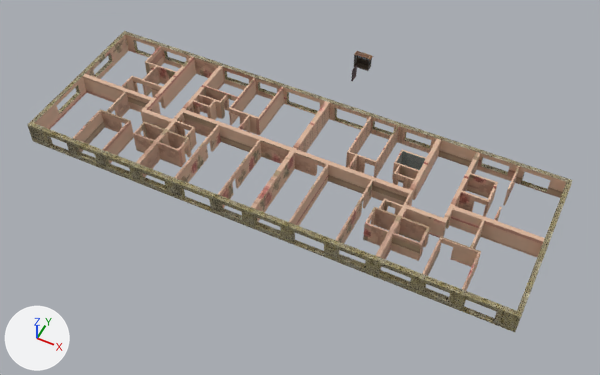
Before and after pictures for a commit that changed the Blender file model/terraine/home/hruschevka.blend.
Before and after are seen from a 50 mm lens placed at (51.2, -98.7, 118.7), pointed at (1.1, 1.4, -6.4). The axes (+X, +Y, +Z) are drawn at lower left. The lights are the same throughout.

The scene before the commit, as lines of its bpy script (objects in view):
```python
me_куб = bpy.data.meshes.new('Куб')
me_куб.from_pydata(...)  # 56 vertices, 50 faces; spans x -0.3..0.29, y -0.01..1.99, z -1.49..1.5
me_куб.materials.append(mat_подездная_дверь)  # picture img_00005_png
me_плоскость_001 = bpy.data.meshes.new('Плоскость.001')
me_плоскость_001.from_pydata(...)  # 1534 vertices, 1369 faces; spans x -19.0..19.0, y -6.3..6.4, z 0.0..1.8
# faces by material slot: [302, 1057, 10]
me_плоскость_001.materials.append(mat_наружная_стена)  # picture img_00001_png
me_плоскость_001.materials.append(mat_обои_0)  # picture img_00009_png
me_плоскость_001.materials.append(mat_материал)  # picture img_00011_png
ob_куб = bpy.data.objects.new('Куб', me_куб)
ob_куб.location = (0.0, 28.7, 1.5)
ob_плоскость_001 = bpy.data.objects.new('Плоскость.001', me_плоскость_001)
ob_плоскость_001.location = (0.0, 0.0, 0.0)
ob_плоскость_001.scale = (2.63, 2.63, 2.63)
```
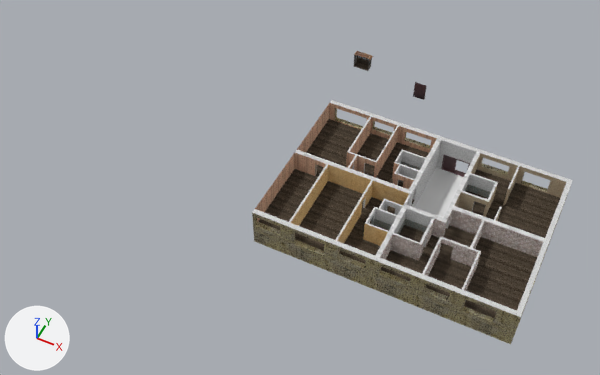
The change, as a list of edits to the scene's bpy script:
```text
Add mat_стена_4_001:
    mat_стена_4_001 = principled_material('стена 4.001')
    mat_стена_4_001.texture = img_00006_png
Add mat_стена_2_001:
    mat_стена_2_001 = principled_material('стена 2.001')
    mat_стена_2_001.texture = img_00010_png
Add mat_стена_6_001:
    mat_стена_6_001 = principled_material('стена 6.001')
    mat_стена_6_001.texture = img_00008_png
Add mat_стена_5_001:
    mat_стена_5_001 = principled_material('стена 5.001')
    mat_стена_5_001.texture = img_00007_png
Change me_плоскость_001:
    used by ob_плоскость_001; location = (0.0, 0.0, 0.0); scale = (2.63, 2.63, 2.63)
    remove me_плоскость_001.from_pydata(...)  # 1534 vertices, 1369 faces; spans x -19.0..19.0, y -6.3..6.4, z 0.0..1.8
    remove me_плоскость_001.materials.append(mat_материал)  # picture img_00011_png
    add me_плоскость_001.from_pydata(...)  # 732 vertices, 688 faces; spans x 0.2..19.0, y -6.3..6.4, z 0.0..1.8
    me_плоскость_001 part 1: 796 vertices removed from x -19.0..-0.1, y -6.3..6.4, z 0.0..1.8
    me_плоскость_001 part 2: 6 vertices moved from x 7.6..13.3, y -3.1..2.0, z 0.0..1.3 to x 7.6..13.3, y -3.1..2.0, z 0.7; 45 vertices removed from x 6.3..14.6, y -3.1..2.0, z 0.0..1.8; 39 vertices added at x 7.2..14.2, y -3.6..3.7, z 0.0..1.8
    me_плоскость_001 part 3: 114 kept faces spanning x 0.2..18.6, y -5.9..6.0, z 0.0..1.8 get new texture (UV) coordinates
    me_плоскость_001 part 4: 54 faces spanning x 0.2..19.0, y -6.3..6.4, z 0.0..1.8 switch from mat_наружная_стена (picture img_00001_png) to mat_стена_2_001 (picture img_00010_png)
    me_плоскость_001 part 5: 233 faces spanning x 0.2..18.6, y -5.9..6.0, z 0.0..1.8 switch from mat_обои_0 (picture img_00009_png) to mat_стена_2_001 (picture img_00010_png)
    me_плоскость_001 part 6: 23 faces spanning x 12.3..18.6, y 0.4..6.0, z 0.0..1.8 switch from mat_обои_0 (picture img_00009_png) to mat_стена_4_001 (picture img_00006_png)
    me_плоскость_001 part 7: 34 faces spanning x 9.5..18.6, y -5.9..0.1, z 0.0..1.8 switch from mat_обои_0 (picture img_00009_png) to mat_стена_5_001 (picture img_00007_png)
    me_плоскость_001 part 8: 29 faces spanning x 3.0..9.1, y -5.9..0.1, z 0.0..1.8 switch from mat_обои_0 (picture img_00009_png) to mat_стена_6_001 (picture img_00008_png)
    add me_плоскость_001.materials.append(mat_стена_3_001)  # picture img_00011_png
Change ob_плоскость_001:
    ob_плоскость_001.location: (0.0, 0.0, 0.0) -> (0.0, 0.0, 16.7)
    add ob_плоскость_001.hide_set(True)
Change ob_куб:
    ob_куб.location: (0.0, 28.7, 1.5) -> (15.1, 33.6, -1.1)
    ob_куб.rotation_euler: (0.0, 0.0, 0.0) -> (0.0, 0.0, 1.571)  # degrees (0, 0, 0) -> degrees (0, 0, 90)
    ob_куб.scale: (1.0, 1.0, 1.0) -> (1.28, 1.28, 1.28)
Add ob_куб_002:
    ob_куб_002 = bpy.data.objects.new('Куб.002', me_куб_003)  # a box spanning x -3.4..3.9, y -2.6..16.0, z -1.0..-0.7
    ob_куб_002.location = (27.8, 0.0, -2.4)
Add ob_куб_001:
    ob_куб_001 = bpy.data.objects.new('Куб.001', me_куб_002)  # 25 vertices, 19 faces, 1 loose edge; spans x 0.6..49.3, y -16.0..16.1, z -0.1..0.1; in mat_дерево (picture img_00002_png), mat_потолок (picture img_00010_png_001)
    ob_куб_001.location = (0.0, 0.0, 0.0)
Add ob_плоскость_003:
    ob_плоскость_003 = bpy.data.objects.new('Плоскость.003', me_плоскость_007)  # 1280 vertices, 1245 faces; spans x 0.2..19.0, y -6.3..6.4, z -1.4..1.8; in mat_стена_0 (picture img_00001_png_001), mat_стена_1 (picture img_00009_png_001), mat_стена_2 (picture img_00010_png_001), mat_стена_3 (picture img_00011_png_001), mat_стена_4 (picture img_00006_png_001), mat_стена_5 (picture img_00007_png_001), mat_стена_6 (picture img_00008_png_001), mat_материал (picture img_00011_png)
    ob_плоскость_003.location = (0.0, 0.0, 0.0)
    ob_плоскость_003.scale = (2.63, 2.63, 2.63)
```

Changed parts and their boxes [x1, y1, x2, y2] in the pictures (600 x 375 px; the box of a moved part takes in the faces that stretch with it):
'Плоскость.001', hidden (brown)
    before: [28, 31, 573, 332]
'Плоскость.003', added
    after: [252, 100, 573, 344]
    faces in mat_стена_2 (picture img_00010_png_001): [252, 100, 573, 317]
    faces in mat_стена_0 (picture img_00001_png_001): [252, 108, 571, 344]
    faces in mat_стена_1 (picture img_00009_png_001): [255, 103, 437, 222]
    faces in mat_стена_5 (picture img_00007_png_001): [380, 209, 543, 291]
    faces in mat_стена_6 (picture img_00008_png_001): [291, 165, 409, 251]
'Куб.001', added (brown)
    after: [258, 119, 560, 318]
'Куб.002', added
    after: [415, 167, 464, 218]
'Куб', moved, turned, rescaled
    before: [351, 65, 357, 81]
    after: [413, 82, 427, 100]
part 1 of me_плоскость_001, deleted (brown)
    before: [28, 31, 331, 228]
part 2 of me_плоскость_001, moved or reshaped (not visible afterwards)
    before: [354, 182, 487, 264]
part 3 of me_плоскость_001, surface changed (brown)
    before: [255, 140, 476, 229]
part 4 of me_плоскость_001, recoloured (yellow)
    before: [252, 100, 573, 317]
part 5 of me_плоскость_001, recoloured (beige)
    before: [289, 116, 545, 290]
part 6 of me_плоскость_001, recoloured (brown)
    before: [471, 153, 566, 221]
part 7 of me_плоскость_001, recoloured (brown)
    before: [380, 209, 543, 291]
part 8 of me_плоскость_001, recoloured (brown)
    before: [291, 165, 409, 251]
